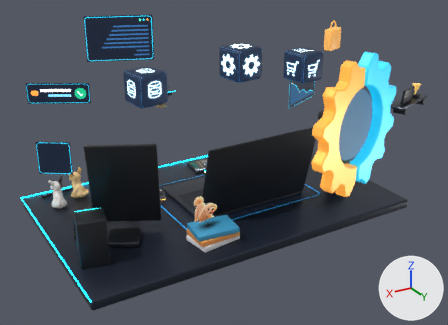
An edit to the glTF model img/hero3d/scene.glb, drawn before and after from the same camera.
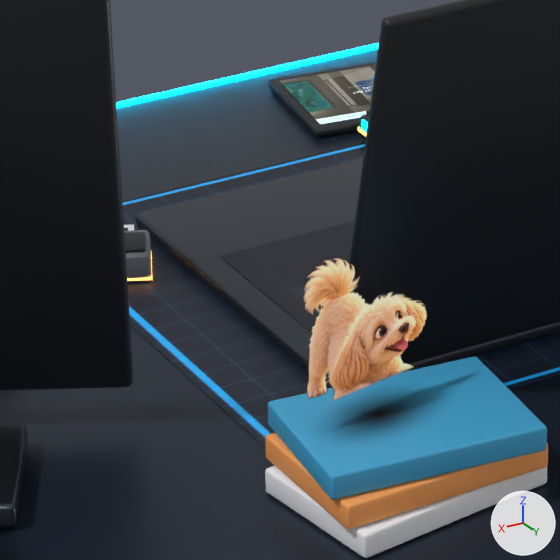
Old and new are each drawn whole from a camera (50 mm lens) standing at (3.133, 5.355, 3.031) and looking at (0.246, 0.544, 0.626) and again close up on the part from 30% to 54% of the width and 45% to 78% of the height. The axes (+X, +Y, +Z) are drawn at lower right. The lights are the same throughout. The first two pictures are the older version. Where no turn or scale is listed for an object, it has been applied to the vertices. Vertices at exactly the same position are counted once.

Before the edit, the objects in view are built like this:
```python
me_cube_016 = bpy.data.meshes.new('Cube.016')
me_cube_016.from_pydata(...)  # 96 vertices, 188 faces; spans x -0.224..0.224, y -0.171..0.171, z -0.025..0.025
me_cube_016.materials.append(mat_book_2)  # blue #3fa0cb
me_plane_012 = bpy.data.meshes.new('Plane.012')
me_plane_012.from_pydata(...)  # 4 vertices, 2 faces; spans x -0.142..0.142, y -0.028..0.028, z -0.17..0.17
me_plane_012.materials.append(mat_dog_cutout)
me_plane_013 = bpy.data.meshes.new('Plane.013')
me_plane_013.from_pydata(...)  # 4 vertices, 2 faces; spans x -0.0665..0.0665, y -0.0129..0.0129, z -0.0598..0.0598
me_plane_013.materials.append(mat_dog_tail_cutout)
ob_book_2 = bpy.data.objects.new('book_2', me_cube_016)
ob_book_2.location = (0.55, 0.85, 0.132)
ob_dog_body_mesh = bpy.data.objects.new('dog_body_mesh', me_plane_012)
ob_dog_body_mesh.location = (0.6, 0.8, 0.327)
ob_dog_tail_mesh = bpy.data.objects.new('dog_tail_mesh', me_plane_013)
ob_dog_tail_mesh.location = (0.676, 0.812, 0.432)
# also in view: 'Cube.004' at (-0.15, 0.592, 0.448); 'printer_body' at (0.62, -0.22, 0.035); 'tablet' at (1.2, 0.3, 0.52); 'tablet_stand' at (1.28, 0.42, 0.03); 'book_1' at (0.55, 0.85, 0.08)
```
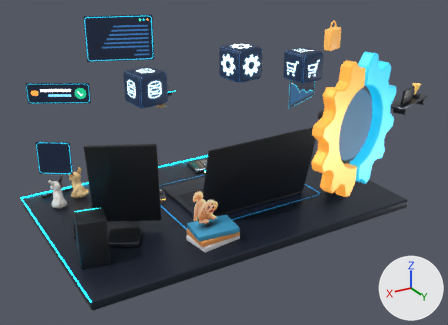
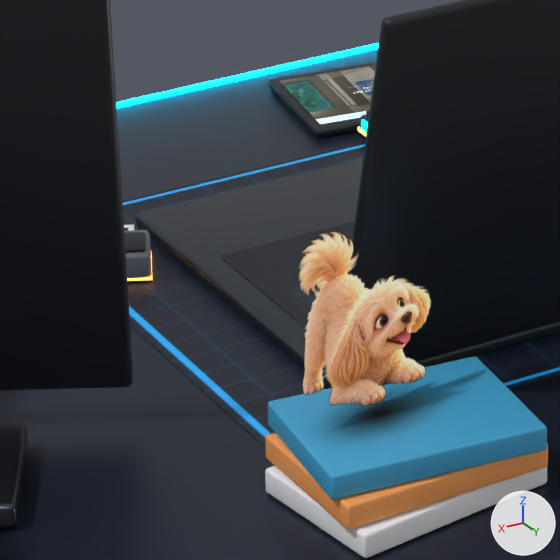
Where the newer file only moved an object's origin or applied its transform, the numbers keep the older frame.

Pixel boxes [x1, y1, x2, y2] of what changed, in the close-ups (560 x 560 px):
'dog_body_mesh', reshaped (7% wider, 15% taller)
    before: [307, 292, 427, 400]
    after: [303, 274, 431, 398]
'dog_tail_mesh', reshaped (7% wider, 14% taller)
    before: [303, 257, 360, 315]
    after: [298, 231, 359, 297]
'dog_paw_r_mesh', added (brown)
    after: [329, 373, 390, 406]
'dog_paw_l_mesh', added (brown)
    after: [390, 359, 425, 384]

The edits, one by one:
Picture 'dumpling-paw-r' (img_dumpling_paw_r) is new.
Picture 'dumpling-paw-l' (img_dumpling_paw_l) is new.
Material 'dog_paw_r_cutout' (mat_dog_paw_r_cutout) is new.
Uses the picture img_dumpling_paw_r.
Material 'dog_paw_l_cutout' (mat_dog_paw_l_cutout) is new.
Uses the picture img_dumpling_paw_l.
me_plane_012 is used by ob_dog_body_mesh; location (0.6, 0.8, 0.327).
me_plane_012 had 4 vertices, 2 faces and spanned x -0.142..0.142, y -0.028..0.028, z -0.17..0.17.
me_plane_012 now has 4 vertices, 2 faces and spans x -0.152..0.152, y -0.03..0.03, z -0.17..0.219.
Part 1, on me_plane_012:
Vertex 0 of me_plane_012 moves from (-0.142, -0.028, -0.17) at pixel (428, 383) to (-0.152, -0.03, -0.17) at pixel (432, 381).
Vertex 1 of me_plane_012 moves from (0.142, 0.028, -0.17) at pixel (306, 435) to (0.152, 0.03, -0.17) at pixel (301, 437).
Vertex 2 of me_plane_012 moves from (0.142, 0.028, 0.17) to (0.152, 0.03, 0.219).
Vertex 3 of me_plane_012 moves from (-0.142, -0.028, 0.17) to (-0.152, -0.03, 0.219).
me_plane_013 is used by ob_dog_tail_mesh; location (0.676, 0.812, 0.432).
me_plane_013 had 4 vertices, 2 faces and spanned x -0.0665..0.0665, y -0.0129..0.0129, z -0.0598..0.0598.
me_plane_013 now has 4 vertices, 2 faces and spans x -0.0645..0.0763, y -0.0125..0.0148, z -0.0213..0.1142.
Part 2, on me_plane_013:
Vertex 0 of me_plane_013 moves from (-0.0665, -0.0129, -0.0598) at pixel (361, 303) to (-0.0645, -0.0125, -0.0213) at pixel (360, 284).
Vertex 1 of me_plane_013 moves from (0.0665, 0.0129, -0.0598) to (0.0763, 0.0148, -0.0213).
Vertex 2 of me_plane_013 moves from (0.0665, 0.0129, 0.0598) to (0.0763, 0.0148, 0.1142).
Vertex 3 of me_plane_013 moves from (-0.0665, -0.0129, 0.0598) to (-0.0645, -0.0125, 0.1142).
Mesh me_plane_015_1 is new.
It has 4 vertices, 2 faces and spans x -0.075..0.075, y -0.0146..0.0146, z -0.0418..0.0418.
It uses material mat_dog_paw_r_cutout.
Mesh me_plane_014_1 is new.
It has 4 vertices, 2 faces and spans x -0.0574..0.0574, y -0.0112..0.0112, z -0.0432..0.0432.
It uses material mat_dog_paw_l_cutout.
Object 'dog_paw_r_mesh' (ob_dog_paw_r_mesh) is new; it shows me_plane_015_1.
Its location is (0.621, 0.802, 0.199).
Object 'dog_paw_l_mesh' (ob_dog_paw_l_mesh) is new; it shows me_plane_014_1.
Its location is (0.506, 0.779, 0.2).
